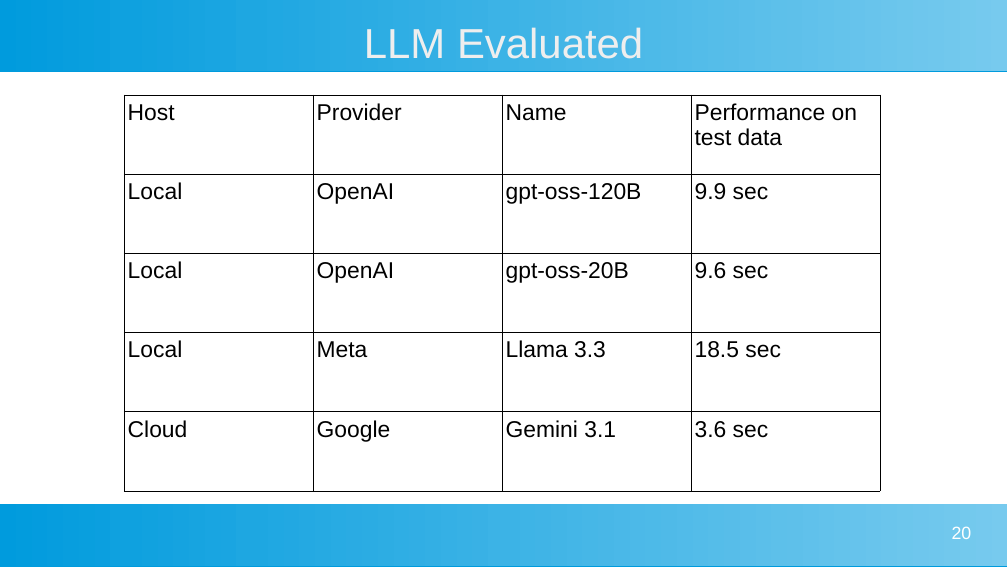
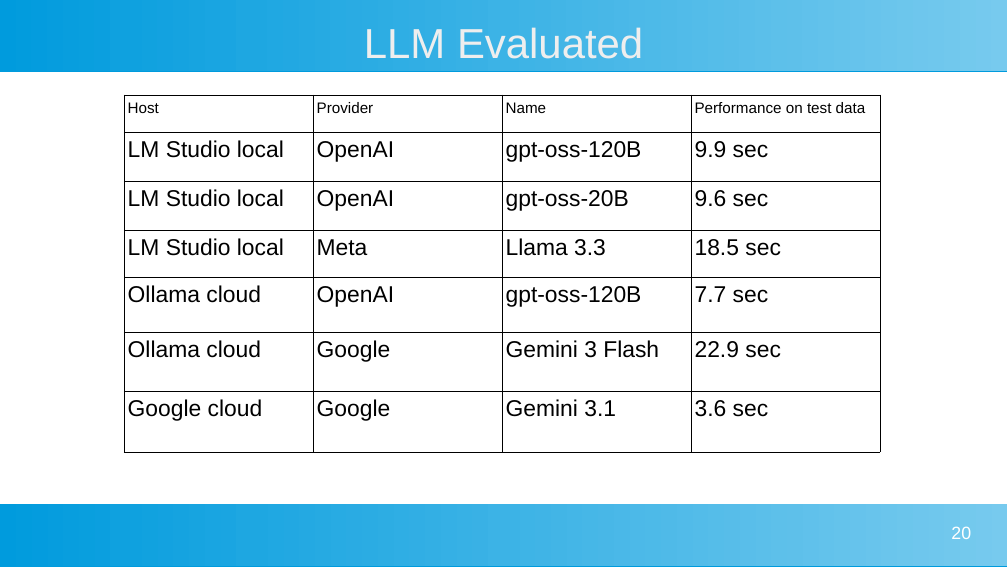
Before and after one commit to DarlowieTechnology/a_bridge_too_far, a slide deck: slide 20 of architecture/Project Presentation v1.pptx. Drawn at 1008x567 pixels with LibreOffice and Linux fonts; fonts in the diff are those of the drawing. Boxes give left, top, right and bottom in pixels: in the first picture for what was removed or moved away, otherwise in the second. Text is boxed around its words. In the diff, an @@ line names an element or a change of style, - is before the commit and + after.

Commit message:
Update for ollama layer

```diff
--- a/architecture/Project Presentation v1.pptx
+++ b/architecture/Project Presentation v1.pptx
@@ table at [124,95,882,567] @@
-row 2: Local | OpenAI | gpt-oss-120B | 9.9 sec
-row 3: Local | OpenAI | gpt-oss-20B | 9.6 sec
-row 4: Local | Meta | Llama 3.3 | 18.5 sec
-row 5: Cloud | Google | Gemini 3.1 | 3.6 sec
+row 2: LM Studio local | OpenAI | gpt-oss-120B | 9.9 sec
+row 3: LM Studio local | OpenAI | gpt-oss-20B | 9.6 sec
+row 4: LM Studio local | Meta | Llama 3.3 | 18.5 sec
+row 5: Ollama cloud | OpenAI | gpt-oss-120B | 7.7 sec
+row 6: Ollama cloud | Google | Gemini 3 Flash | 22.9 sec
+row 7: Google cloud | Google | Gemini 3.1 | 3.6 sec
```
Also in this commit, not shown: 7 other files.
